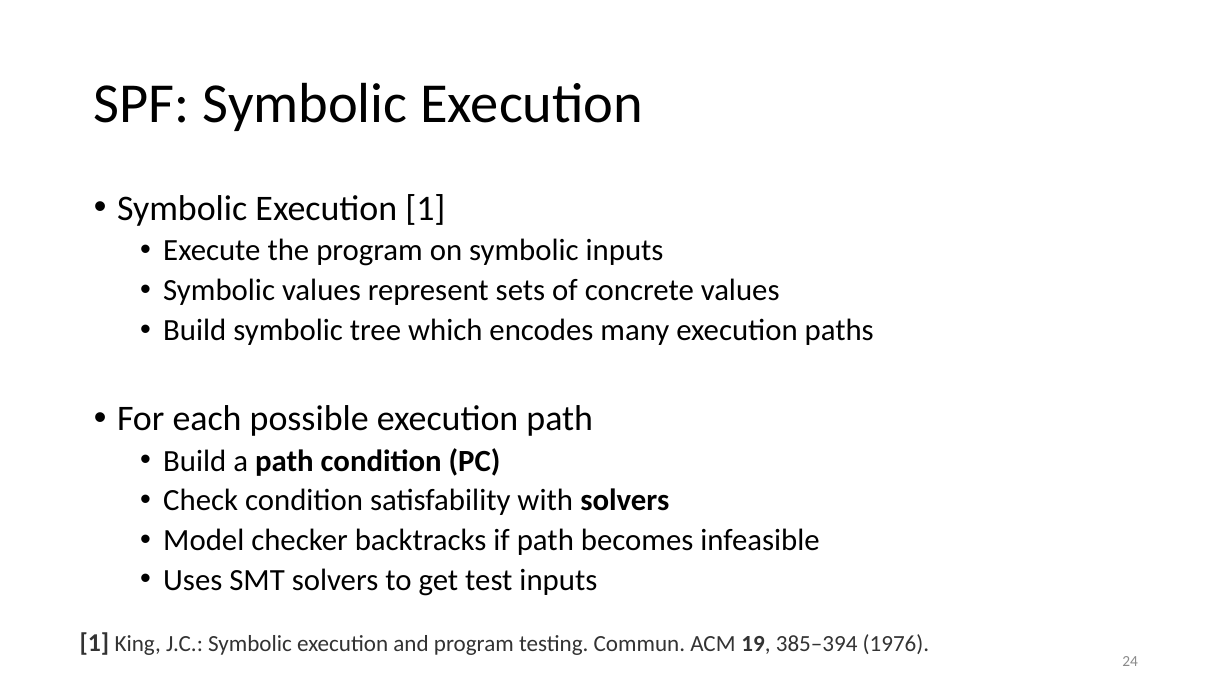
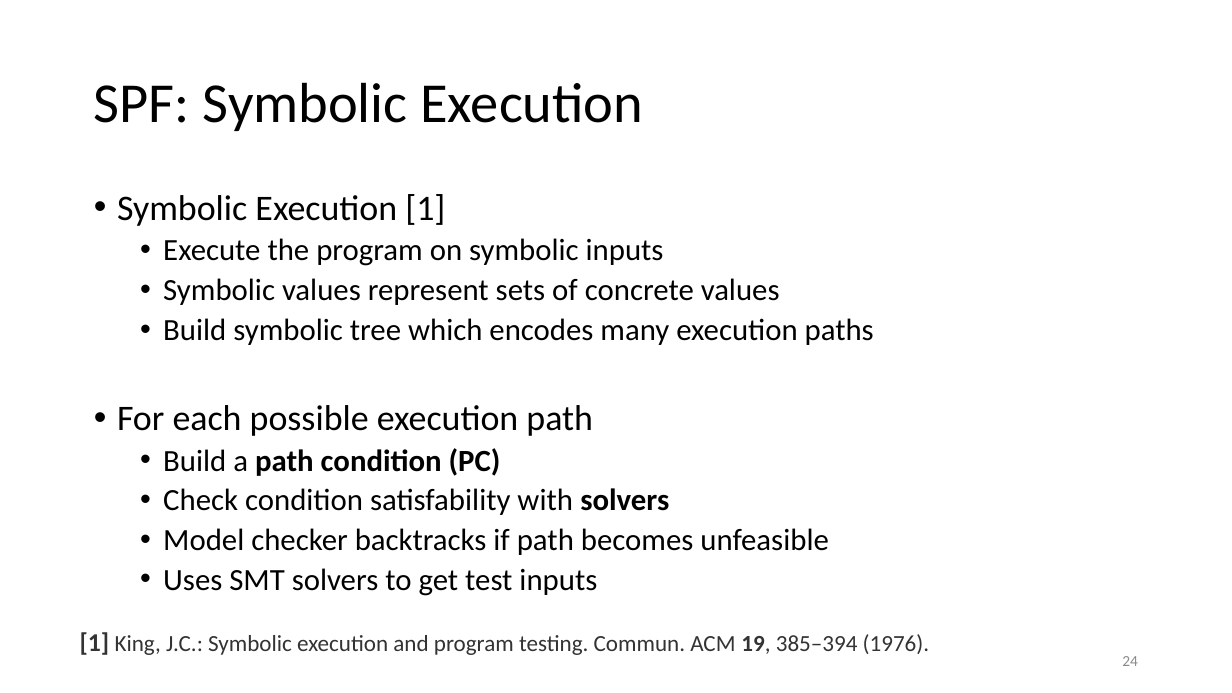
Before and after one commit to damorim/model-checking-tutorial, a slide deck: slide 24 of Program-Model-Checking.pptx. Drawn at 1232x693 pixels with LibreOffice and Linux fonts; fonts in the diff are those of the drawing. Boxes give left, top, right and bottom in pixels: in the first picture for what was removed or moved away, otherwise in the second. Text is boxed around its words. In the diff, an @@ line names an element or a change of style, - is before the commit and + after.

```diff
--- a/Program-Model-Checking.pptx
+++ b/Program-Model-Checking.pptx
@@ text at (163,528,829,555): text changed @@
-  • Model checker backtracks if path becomes infeasible
+  • Model checker backtracks if path becomes unfeasible
```
Also in this commit, not shown: 3 other slides changed, 1 other file.
